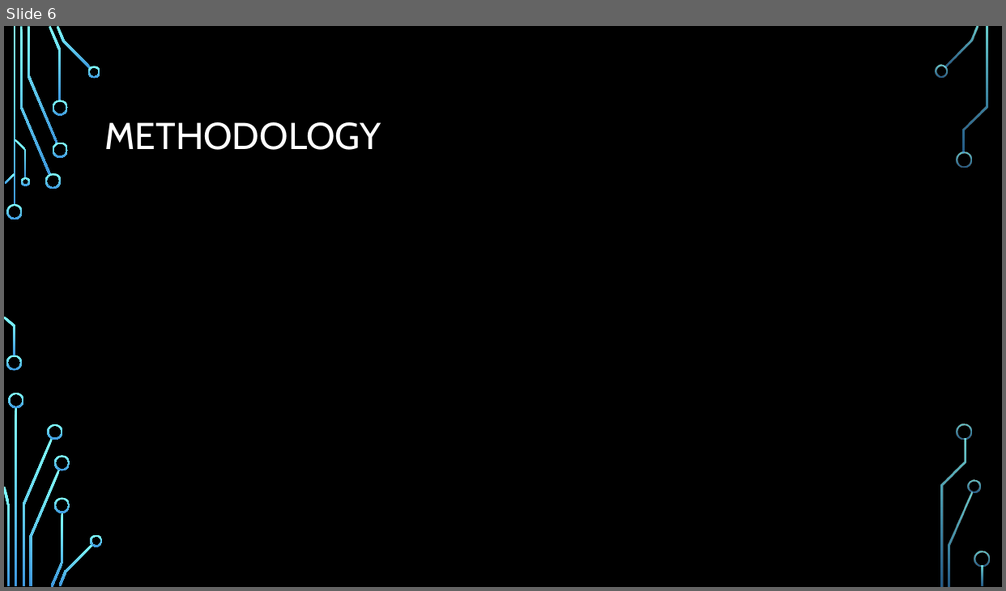
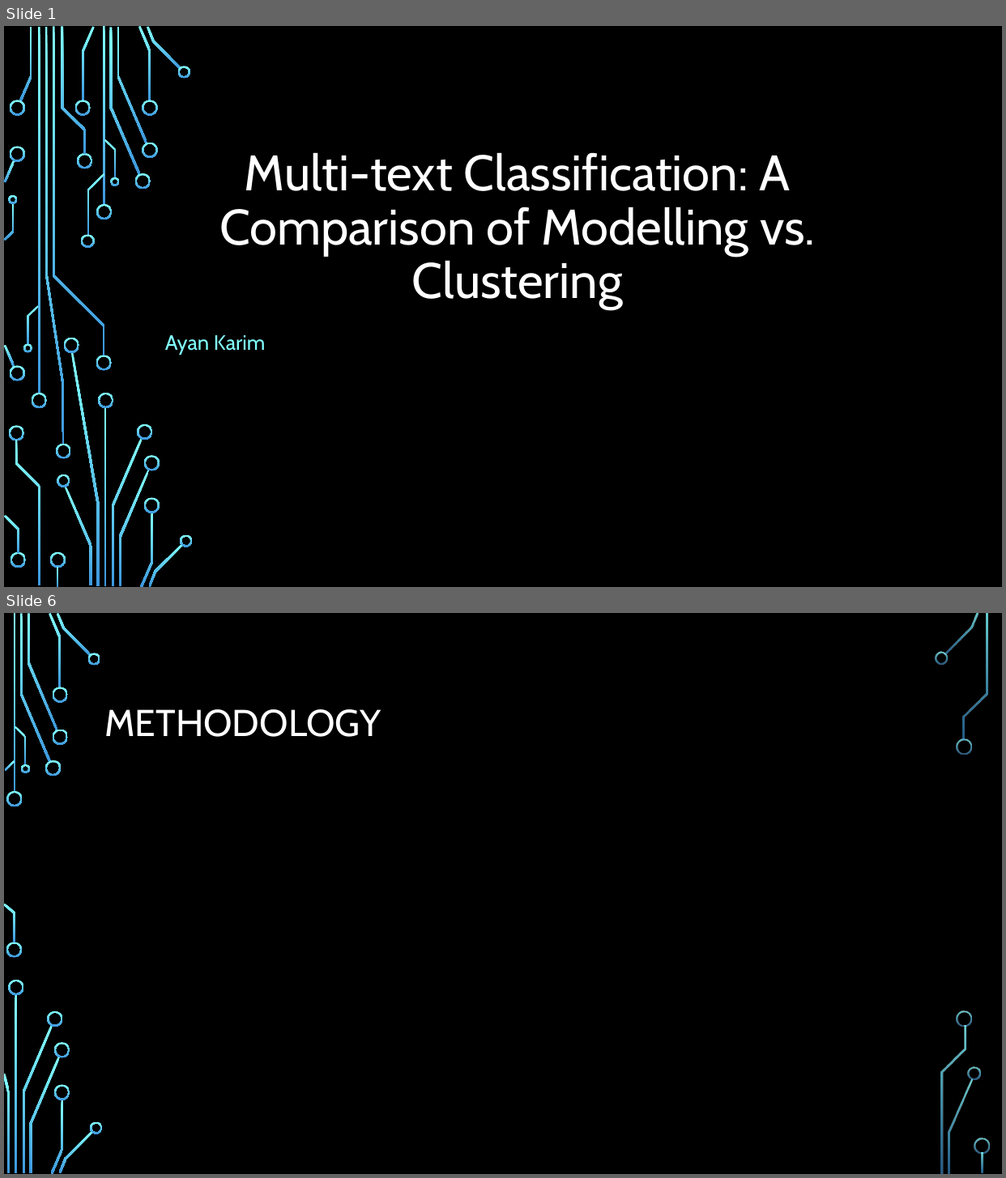
Before and after one commit to ayan1995/Thinkful, a slide deck: Bootcamp/Unit 4 Unsupervised Learning/Unsupervised Learning Capstone/Unsupervised Learning Capstone Presentation.pptx. Shown one above the other, each under a label of ours: slide 6 before the commit, slides 1 and 6 after it; the slides between them are not shown. The pictures are 1006x591 and 1006x1178 pixels, drawn with LibreOffice and Linux fonts; fonts in the diff are those of the drawing; background and template pictures are left out. Boxes give left, top, right and bottom in pixels: in the first picture for what was removed or moved away, otherwise in the second. Text is boxed around its words. In the diff, an @@ line names an element or a change of style, - is before the commit and + after.

```diff
--- a/Bootcamp/Unit 4 Unsupervised Learning/Unsupervised Learning Capstone/Unsupervised Learning Capstone Presentation.pptx
+++ b/Bootcamp/Unit 4 Unsupervised Learning/Unsupervised Learning Capstone/Unsupervised Learning Capstone Presentation.pptx
@@ slide 1 added at (x1=4, y1=26, x2=1002, y2=587), background picture (left out) @@
@@ title added at (x1=219, y1=152, x2=815, y2=310), 48 pt, text #FFFFFF @@
+Multi-text Classification: A Comparison of Modelling vs. Clustering
@@ subtitle added at (x1=165, y1=335, x2=265, y2=355), 20 pt, text #82FFFF @@
+Ayan Karim
@@ group added at (x1=4, y1=26, x2=193, y2=587): 50 freeform shapes, 4 rectangles @@
```
Also in this commit, not shown: 13 slides changed, 4 other slides added, 4 slides removed, 2 other files.
